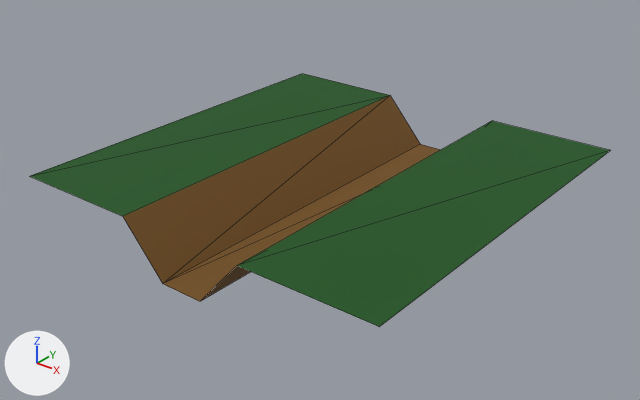
Before and after pictures for a commit that changed the glTF model dist/assets/models/trench2.glb.
Both versions are drawn from a camera (50 mm lens) standing at (2.43, -3.11, 1.71) and looking at (-0.02, -0.05, -0.19). The lights are fixed; the arrows at lower left show +X, +Y and +Z. Mesh edges are drawn as thin lines. Vertices at the same position are counted once.

In view in the first picture: 'Trench2'.
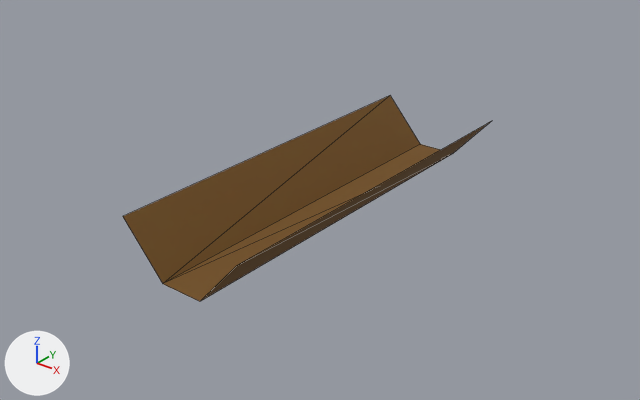
Boxes [x1, y1, x2, y2] around the edits, measured in the pictures (640 x 400 px):
'Trench2', reshaped (37% narrower, 19% shorter): before [30, 73, 611, 327]; after [123, 96, 490, 301]
part 1 of me_cube_005, deleted (green): before [30, 73, 611, 327]

What the commit changed:
me_cube_005 is used by ob_trench2; location (0.0, 0.0, 0.0).
Verts and faces of me_cube_005; kept vertices keep their numbers, new ones are numbered from 12.
Before the commit, vertices of me_cube_005: 0 (-1.0, -1.0, 0.0) at pixel (29, 176), 1 (-1.0, 1.0, 0.0) at pixel (302, 73), 2 (1.0, -1.0, 0.0) at pixel (379, 326), 3 (1.0, 1.0, 0.0) at pixel (610, 150), 4 (-0.33, 1.0, 0.0) at pixel (390, 95).
Before the commit, vertices of me_cube_005: 5 (0.33, 1.0, 0.0) at pixel (492, 120), 6 (0.33, -1.0, 0.0) at pixel (236, 265), 7 (-0.33, -1.0, 0.0) at pixel (122, 216).
me_cube_005 had 12 vertices, 10 faces and spanned x -1.0..1.0, y -1.0..1.0, z -0.25..0.0.
me_cube_005 now has 8 vertices, 6 faces and spans x -0.33..0.33, y -1.0..1.0, z -0.25..0.0.
Part 1, on me_cube_005:
Vertices deleted: 0 to 3 (with the faces that use them).
